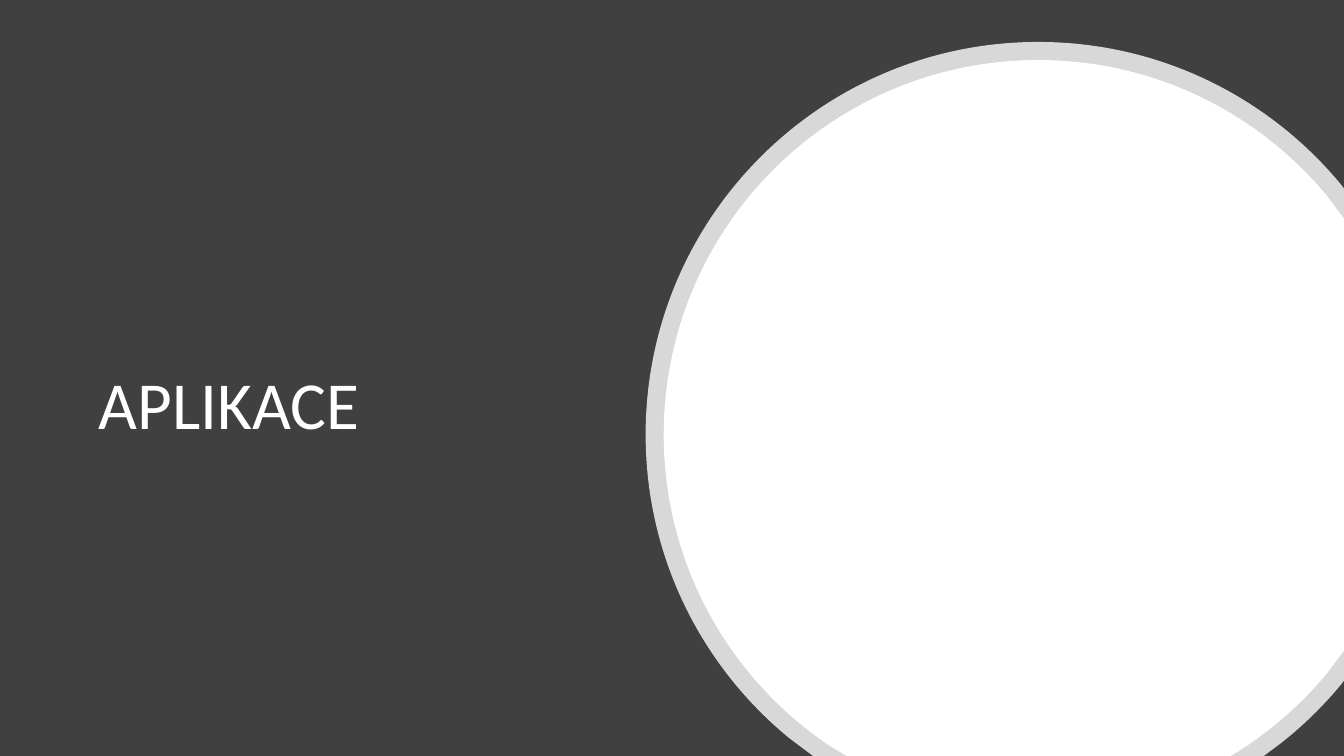
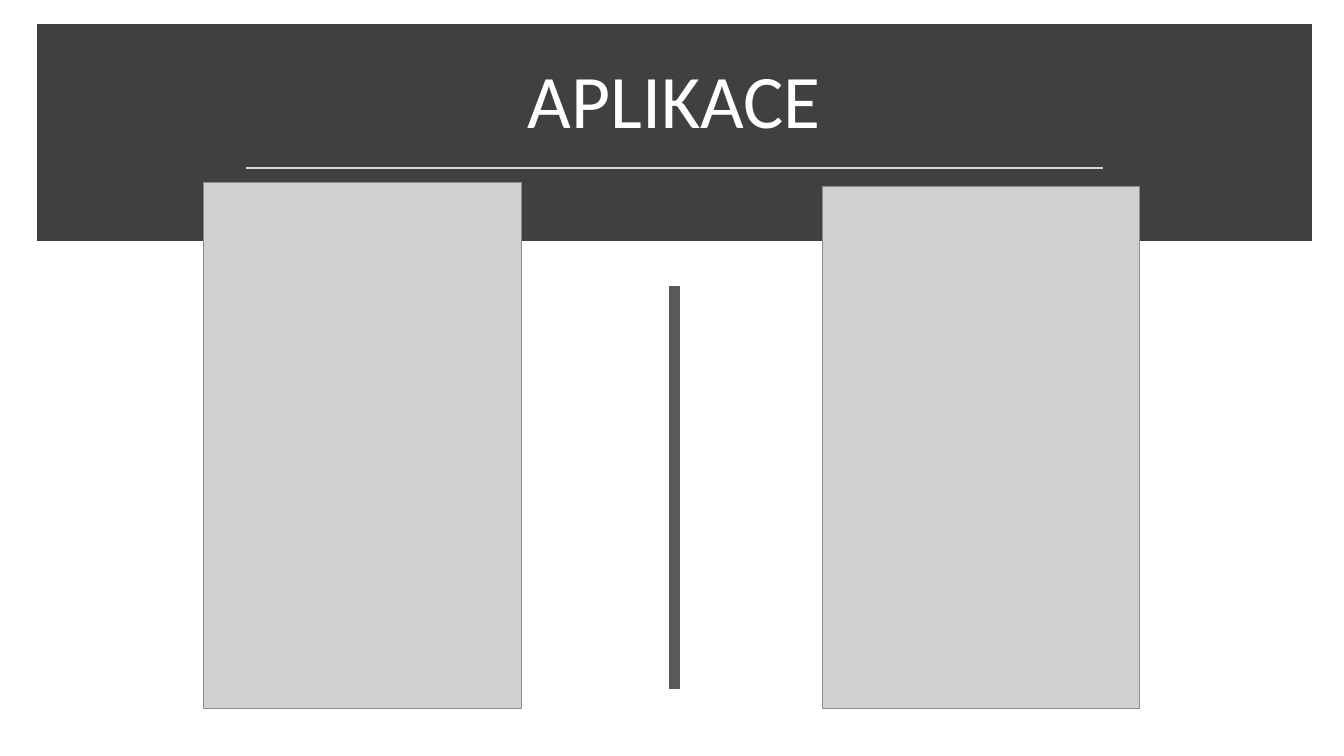
Before and after one commit to cink01/PMP, a slide deck: slide 6 of Prezentace_2.pptx (slide 5 before the commit). Drawn at 1344x756 pixels with LibreOffice and Linux fonts; fonts in the diff are those of the drawing; grey boxes stand for pictures. Boxes give left, top, right and bottom in pixels: in the first picture for what was removed or moved away, otherwise in the second. Text is boxed around its words. In the diff, an @@ line names an element or a change of style, - is before the commit and + after.

```diff
--- a/Prezentace_2.pptx
+++ b/Prezentace_2.pptx
@@ rectangle removed at bbox=[0, 0, 1344, 756] @@
@@ rectangle added at bbox=[43, 31, 1305, 235], fill #404040, outline #404040 10 pt @@
@@ title "APLIKACE": place and size @@
-title "APLIKACE" at bbox=[99, 385, 359, 430]
+title "APLIKACE" at bbox=[528, 79, 821, 129]
@@ title "APLIKACE" at bbox=[528, 79, 821, 129]: size 48 to 54 pt; alignment left to centre; vertical alignment top to bottom @@
@@ freeform shape removed at bbox=[646, 42, 1344, 756] @@
@@ freeform shape removed at bbox=[663, 60, 1344, 756] @@
@@ line added from (246, 167) to (1103, 167), #D9D9D9 1.75 pt @@
@@ picture added at bbox=[204, 182, 521, 708] @@
@@ picture added at bbox=[823, 187, 1140, 709] @@
@@ line added from (675, 286) to (675, 690), #595959 8 pt @@
```
Also in this commit, not shown: 3 other slides changed, 17 slides added, 10 slides removed.
